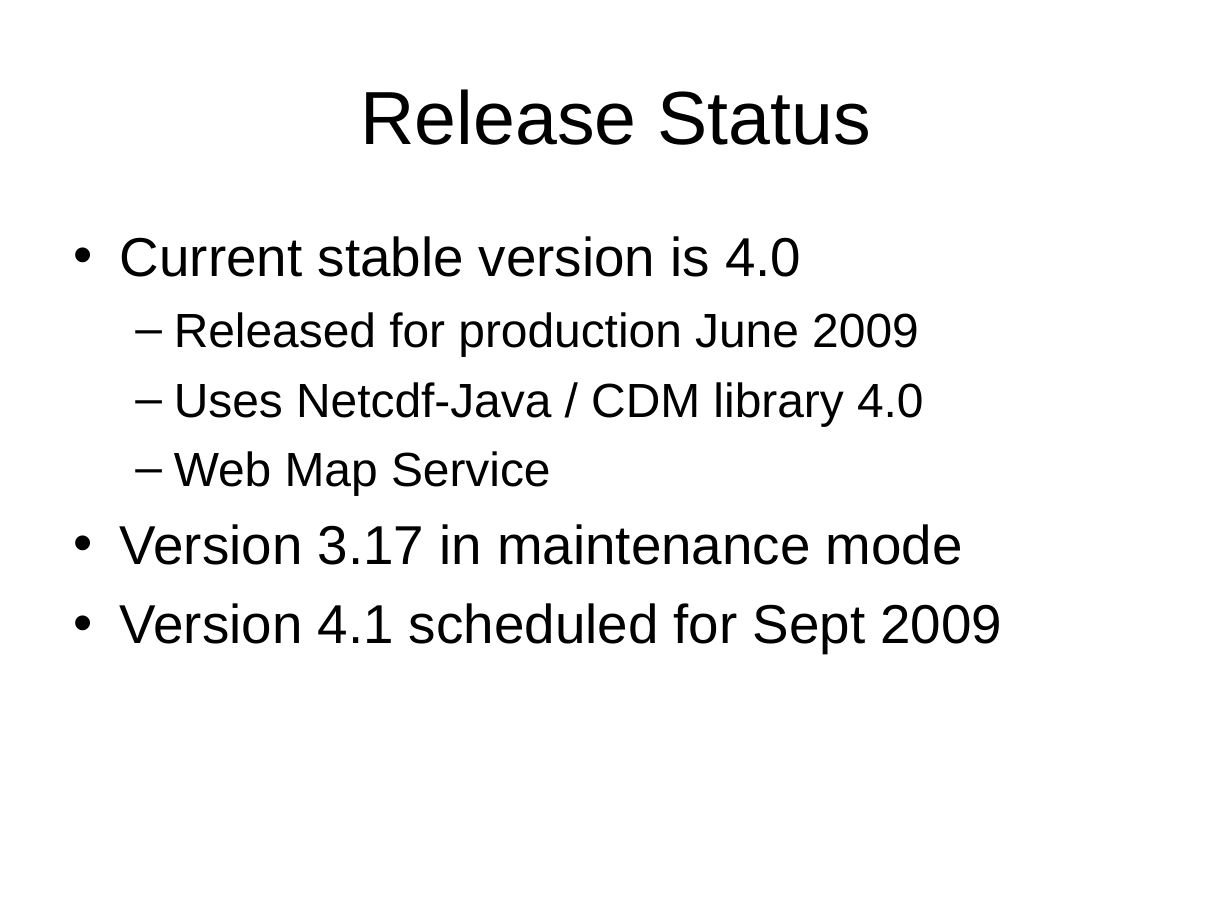
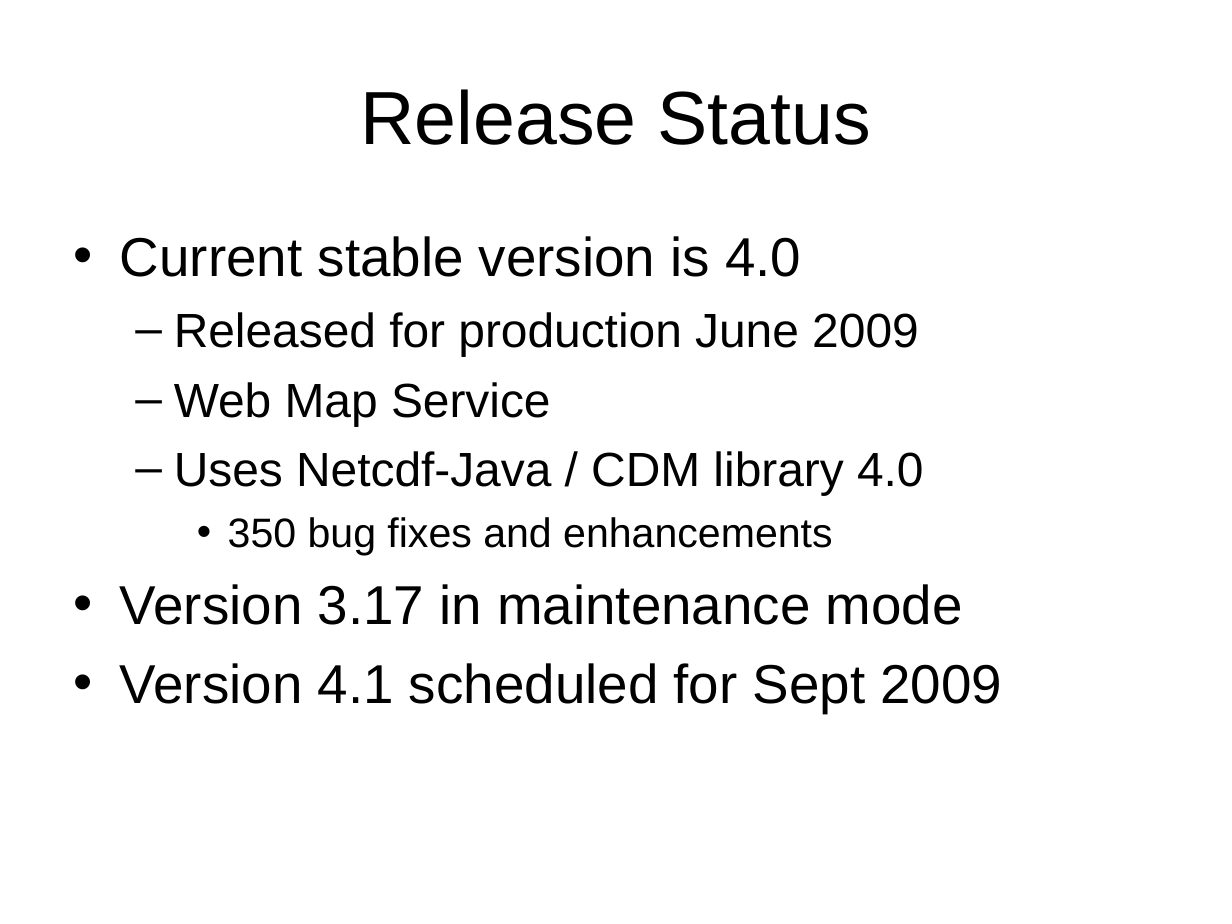
Before and after one commit to ooici-eoi/THREDDS, a slide deck: slide 28 of docs/web/thredds/tech/tutorial/TDSOverview.ppt. Drawn at 1232x924 pixels with LibreOffice and Linux fonts; fonts in the diff are those of the drawing; background and template pictures are left out. Boxes give left, top, right and bottom in pixels: in the first picture for what was removed or moved away, otherwise in the second. Text is boxed around its words. In the diff, an @@ line names an element or a change of style, - is before the commit and + after.

```diff
--- a/docs/web/thredds/tech/tutorial/TDSOverview.ppt
+++ b/docs/web/thredds/tech/tutorial/TDSOverview.ppt
@@ text at (174,382,551,426): paragraph added @@
+  – Web Map Service
@@ text at (228,517,832,555): text changed; size 28 to 24 pt @@
-  – Web Map Service
+    • 350 bug fixes and enhancements
```
Also in this commit, not shown: 26 other files.
